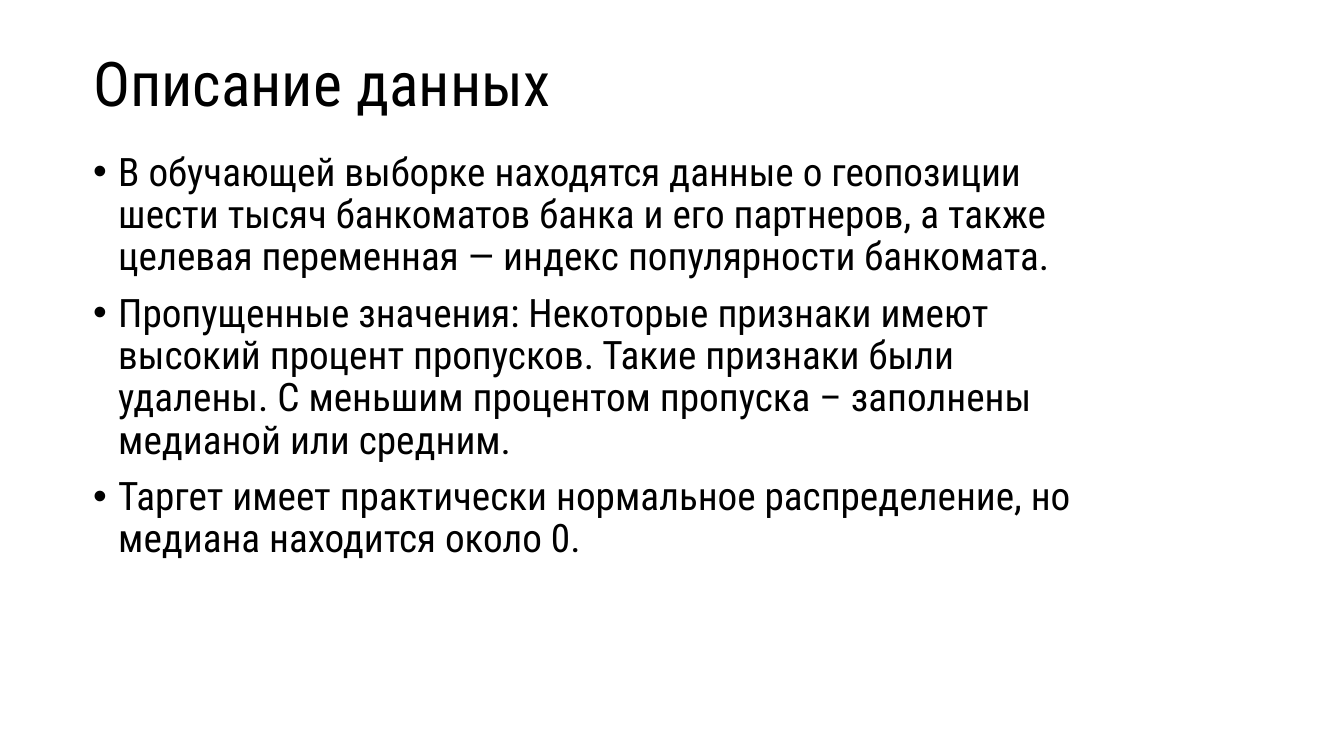
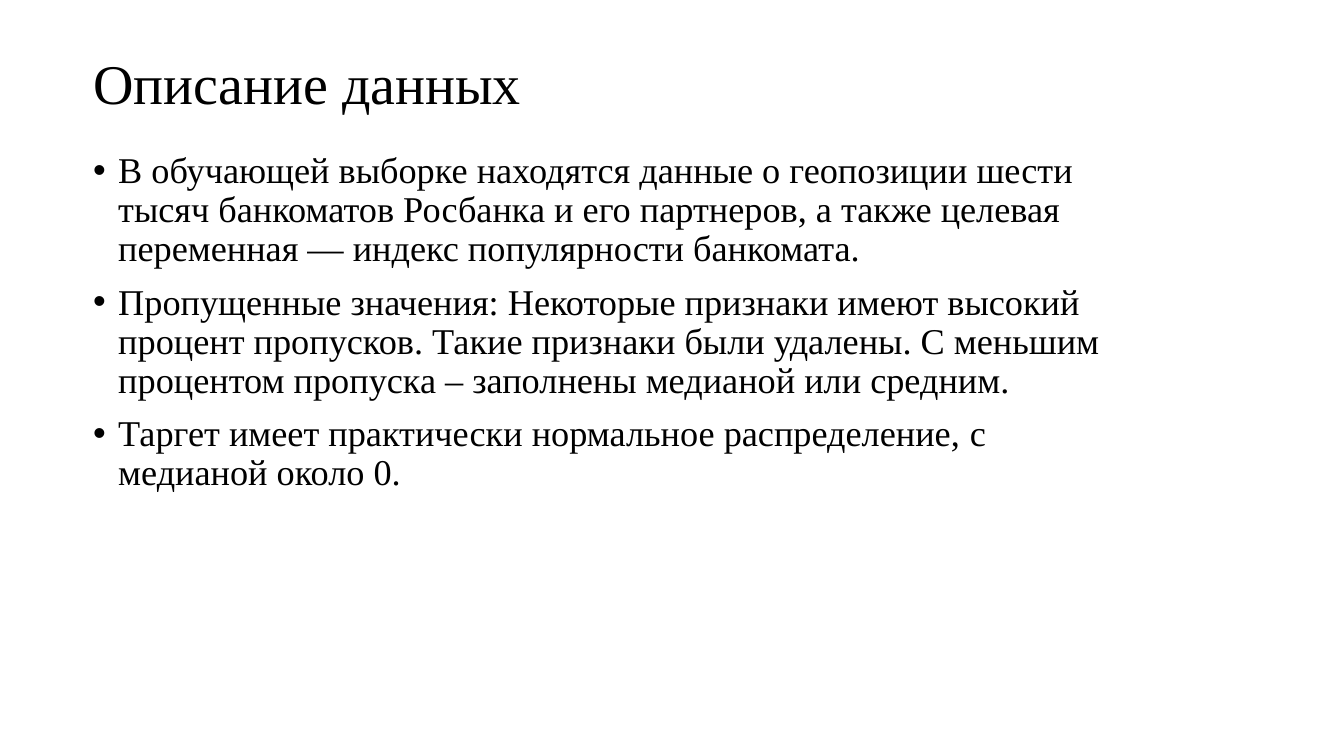
Before and after one commit to ElenaDoroshenko97/itog_project_ds16, a slide deck: slide 3 of Определение популярности геолокации для размещения банкомата Росбанка и его партнеров.pptx. Drawn at 1344x756 pixels with LibreOffice and Linux fonts; fonts in the diff are those of the drawing. Boxes give left, top, right and bottom in pixels: in the first picture for what was removed or moved away, otherwise in the second. Text is boxed around its words. In the diff, an @@ line names an element or a change of style, - is before the commit and + after.

```diff
--- a/Определение популярности геолокации для размещения банкомата Росбанка и его партнеров.pptx
+++ b/Определение популярности геолокации для размещения банкомата Росбанка и его партнеров.pptx
@@ title "Описание данных" at <box>93,67,521,114</box>: size 44 to 40 pt, font Roboto Condensed to Times New Roman @@
@@ text at <box>118,157,1073,269</box>: text changed; size 28 to 25.9 pt; font Roboto Condensed to Times New Roman @@
-• В обучающей выборке находятся данные о геопозиции шести тысяч банкоматов банка и его партнеров, а также целевая переменная — индекс популярности банкомата.
+• В обучающей выборке находятся данные о геопозиции шести тысяч банкоматов Росбанка и его партнеров, а также целевая переменная — индекс популярности банкомата.
@@ text at <box>118,290,1099,400</box>: size 28 to 25.9 pt, font Roboto Condensed to Times New Roman in "Пропущенные значения: Некоторые признаки имеют высокий проце ..." @@
@@ text at <box>118,422,986,492</box>: text changed; size 28 to 25.9 pt; font Roboto Condensed to Times New Roman @@
-• Таргет имеет практически нормальное распределение, но медиана находится около 0.
+• Таргет имеет практически нормальное распределение, c медианой около 0.
```
Also in this commit, not shown: 7 other slides changed, 2 slides added, 1 slide removed.
